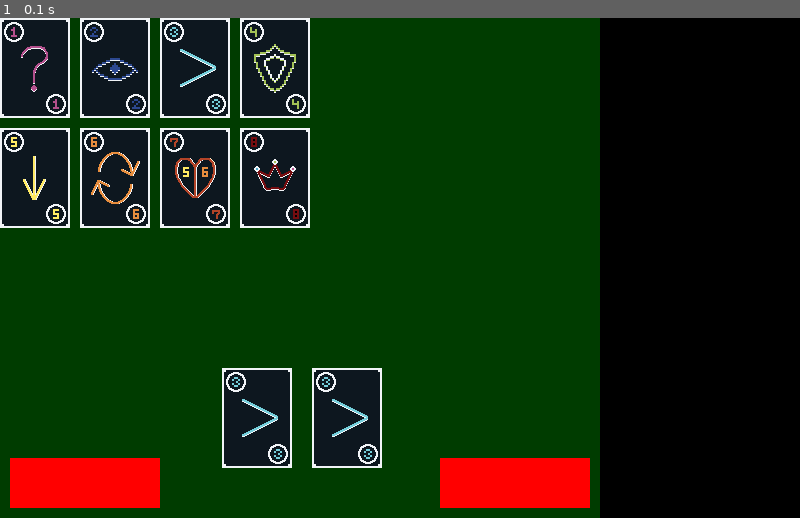
Above: before the commit, frame 1.
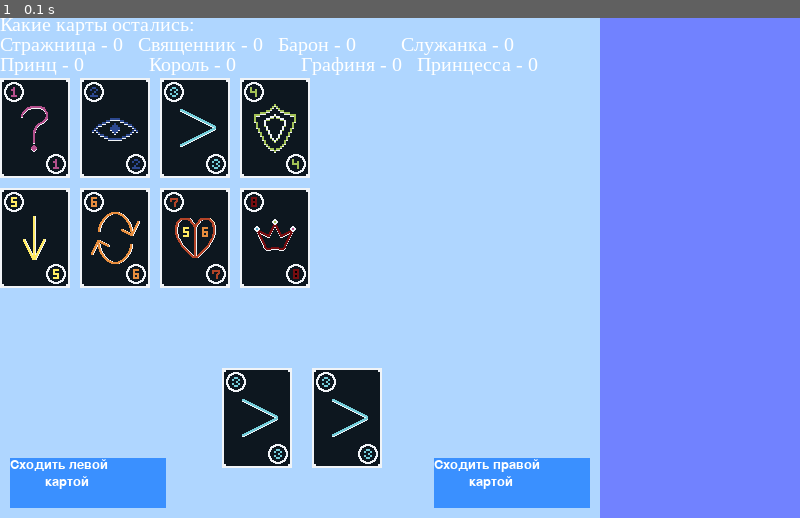
Above: after the commit, the same moment.

Repository: VWait/YandexProjectPygame
Game: pygame game, started from main.py
Two runs of this game, one before a commit and one after it. Both use one fixed random seed, a clock stepped at 60 frames per second and the inputs below.
Inputs:
- Up to frame 1 (0.1 s): no input

The runs differ from the first frame. In frame 1, 90% of the frame differs, in the area x 0-100%, y 0-100%.

Commit message:
поменяла задний фон

Diff:
--- a/abstractblock.py
+++ b/abstractblock.py
@@ -8,11 +8,11 @@
     def __init__(self, size, pos0, props):
         self.block_size = size[0] * props[0], size[1] * props[1]
         self.block_pos0 = pos0
-        self.color = (0, 0, 0)
+        self.color_blip = (0, 0, 0)
 
     @abstractmethod
     def render(self, screen):
-        pygame.draw.rect(screen, self.color, self.block_pos0 + self.block_size)
+        pygame.draw.rect(screen, self.color_blip, self.block_pos0 + self.block_size)
 
     def get_xy_by_prop(self, props):
         return tuple(map(lambda val, p: val * p, self.block_size, props))
--- a/board.py
+++ b/board.py
@@ -1,17 +1,21 @@
 import pygame.draw
 
 from abstractblock import Block
+
+pygame.font.init()
 
 
 class Board(Block):
     def __init__(self, size, pos0, props):
         super().__init__(size, pos0, props)
 
-        self.color = (0, 60, 0)
+        self.color_blip = (175, 214, 255)
+        self.color_letter = (255, 255, 255)
+        self.size_letter = 20
 
-        self.help_blip_size = self.block_size[0] * 0.25, self.block_size[1] * 0.1
+        self.help_blip_size = self.block_size[0] * 0.26, self.block_size[1] * 0.1
         self.help_blip_pos0 = self.block_pos0[0] + 10, self.block_size[1] - self.help_blip_size[1] - 10
-        self.help_blip_color = (255, 0, 0)
+        self.help_blip_color = (58, 144, 255)
 
         self.start_blip_size = self.help_blip_size
         self.start_blip_pos0 = self.block_size[0] - self.help_blip_size[0] - 10, self.help_blip_pos0[1]
@@ -19,5 +23,21 @@
 
     def render(self, screen):
         super().render(screen)
+        font = pygame.font.SysFont('cambria', self.size_letter)
+        text1 = font.render('Какие карты остались:', True, self.color_letter)
+        text2 = font.render('Стражница - 0   Священник - 0   Барон - 0         Служанка - 0', True, self.color_letter)
+        text3 = font.render('Принц - 0             Король - 0             Графиня - 0   Принцесса - 0', True,
+                            self.color_letter)
+        screen.blit(text1, (0, -5))
+        screen.blit(text2, (0, self.size_letter - 5))
+        screen.blit(text3, (0, self.size_letter * 2 - 5))
         pygame.draw.rect(screen, self.help_blip_color, self.help_blip_pos0 + self.help_blip_size)
         pygame.draw.rect(screen, self.start_blip_color, self.start_blip_pos0 + self.start_blip_size)
+        font = pygame.font.SysFont('comic sans', self.size_letter)
+        text4 = font.render('Сходить левой', True, self.color_letter)
+        text5 = font.render('Сходить правой', True, self.color_letter)
+        text6 = font.render('картой', True, self.color_letter)
+        screen.blit(text4, self.help_blip_pos0)
+        screen.blit(text6, (self.help_blip_pos0[0] + 35, self.help_blip_pos0[1] + 17))
+        screen.blit(text5, self.start_blip_pos0)
+        screen.blit(text6, (self.start_blip_pos0[0] + 35, self.start_blip_pos0[1] + 17))
--- a/main.py
+++ b/main.py
@@ -11,21 +11,21 @@
 all_sprites = pygame.sprite.Group()
 for i in range(2):
     cards.Card3(all_sprites, game_board.get_xy_by_prop((0.37 + i * 0.15, 0.7)))
-cards.Card1(all_sprites, (0, 0))
-cards.Card2(all_sprites, (80, 0))
-cards.Card3(all_sprites, (160, 0))
-cards.Card4(all_sprites, (240, 0))
-cards.Card5(all_sprites, (0, 110))
-cards.Card6(all_sprites, (80, 110))
-cards.Card7(all_sprites, (160, 110))
-cards.Card8(all_sprites, (240, 110))
+cards.Card1(all_sprites, (0, 60))
+cards.Card2(all_sprites, (80, 60))
+cards.Card3(all_sprites, (160, 60))
+cards.Card4(all_sprites, (240, 60))
+cards.Card5(all_sprites, (0, 170))
+cards.Card6(all_sprites, (80, 170))
+cards.Card7(all_sprites, (160, 170))
+cards.Card8(all_sprites, (240, 170))
 
 
 while running:
     for event in pygame.event.get():
         if event.type == pygame.QUIT:
             running = False
-    screen.fill(pygame.Color("black"))
+    screen.fill(pygame.Color((113, 130, 255)))
     game_board.render(screen)
     all_sprites.draw(screen)
     pygame.display.flip()
